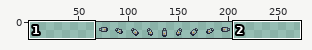
Sprite sheet: Assets/Sprites/Testing/lamp_directional-sheet.png. The first picture is a wide view before the edit; the outline marks the close-up.
Close-up. As it was:
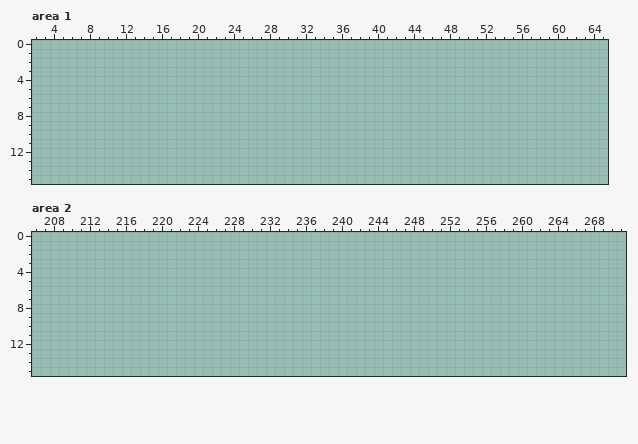
The file is 144x16 pixels. Shown: area 1: x 2..65, y 0..15; area 2: x 206..271, y 0..15. The old version is drawn lined up with the new one. The wide view leaves out empty margins. The commit also changed other parts of the picture, which this record leaves out.
Palette (. is transparent): 
Once edited:
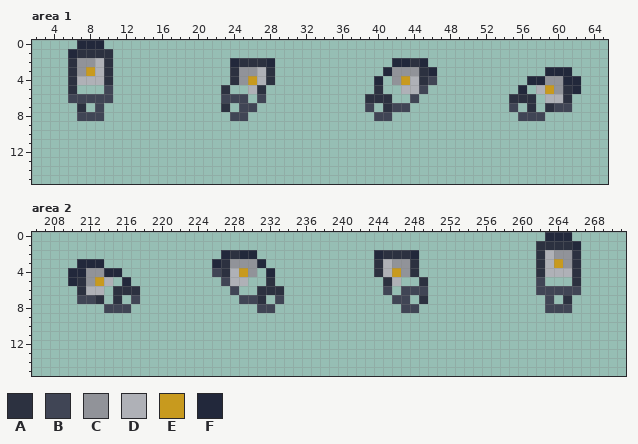
Colours new in this view: A #2c3140  B #404555  C #919399  D #afb1b7  E #c89a1e  F #22283b
Edits made:
canvas 144x16 -> 272x16; drawings rearranged on the sheet (the old picture shows each at its new place)
Area 1:
Colour A now appears in row 1 at x 7 to 10; in row 2 at x 6, 10, 25 to 27 and 44; in rows 3 to 4 at x 6, 10, 24, 28 and 45; in row 5 at x 6, 23, 27, 40 and 61; in row 6 at x 39 to 41, 55 to 57 and 61; in row 7 at x 7, 23, 41, 57 and 59.
Colour B now appears in row 4 at x 46; in row 5 at x 10 and 45; in row 6 at x 6 to 10, 23 to 25, 27 and 44; in row 7 at x 9, 25 to 26, 39, 42 to 43, 55 and 60 to 61; in row 8 at x 7 to 9, 24 to 25, 40 to 41 and 56 to 58.
Colour C now appears in row 2 at x 7 to 8; in row 3 at x 7, 25 to 26 and 42 to 44; in row 4 at x 25, 42 and 59 to 60; in row 5 at x 60.
Colour D now appears in row 2 at x 9; in row 3 at x 9 and 27; in row 4 at x 7 to 9, 27 and 44; in row 5 at x 26, 43 to 44 and 58; in row 6 at x 59 to 60.
Colour E now appears in row 3 at x 8; in row 4 at x 26 and 43; in row 5 at x 59.
Colour F now appears in row 0 at x 7 to 9; in row 1 at x 6; in row 2 at x 24, 28, 42 to 43 and 45; in row 3 at x 41, 46 and 59 to 61; in row 4 at x 40, 57 to 58 and 61 to 62; in row 5 at x 56 and 62.
Area 2:
Colour A now appears in row 1 at x 262 to 265; in row 2 at x 228, 245 to 247, 262 and 266; in rows 3 to 4 at x 227, 244, 248, 262 and 266; in row 5 at x 211, 232, 245, 249 and 266; in row 6 at x 211, 215 to 217 and 231 to 233; in row 7 at x 213, 215, 231, 249 and 265.
Colour B now appears in row 4 at x 226; in row 5 at x 227 and 262; in row 6 at x 228, 245, 247 to 249 and 262 to 266; in row 7 at x 211 to 212, 217, 229 to 230, 233, 246 to 247 and 263; in row 8 at x 214 to 216, 231 to 232, 247 to 248 and 263 to 265.
Colour C now appears in row 2 at x 264 to 265; in row 3 at x 228 to 230, 246 to 247 and 265; in row 4 at x 212 to 213, 230 and 247; in row 5 at x 212.
Colour D now appears in row 2 at x 263; in row 3 at x 245 and 263; in row 4 at x 228, 245 and 263 to 265; in row 5 at x 214, 228 to 229 and 246; in row 6 at x 212 to 213.
Colour E now appears in row 3 at x 264; in row 4 at x 229 and 246; in row 5 at x 213.
Colour F now appears in row 0 at x 263 to 265; in row 1 at x 266; in row 2 at x 227, 229 to 230, 244 and 248; in row 3 at x 211 to 213, 226 and 231; in row 4 at x 210 to 211, 214 to 215 and 232; in row 5 at x 210 and 216.
